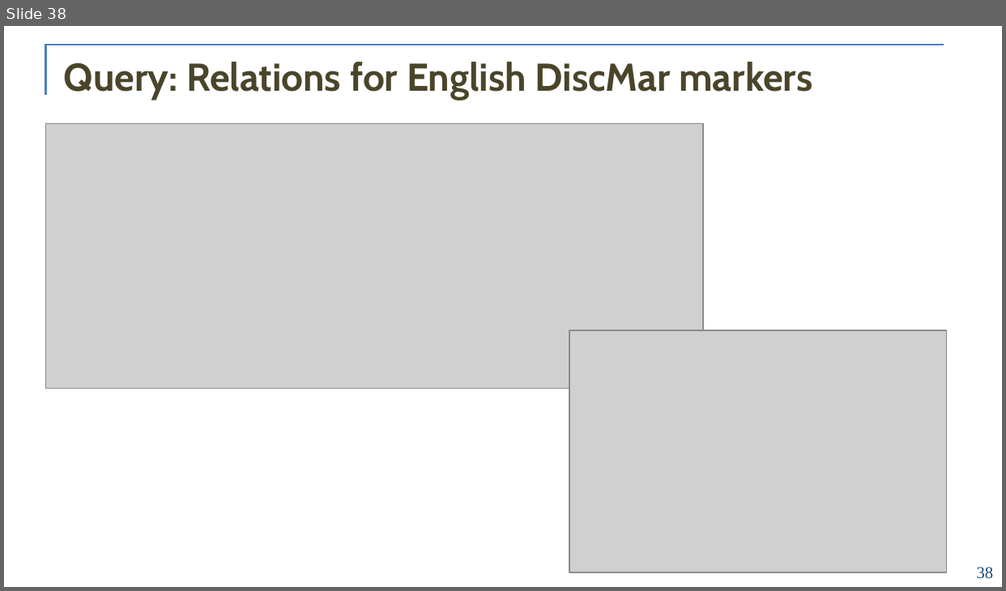
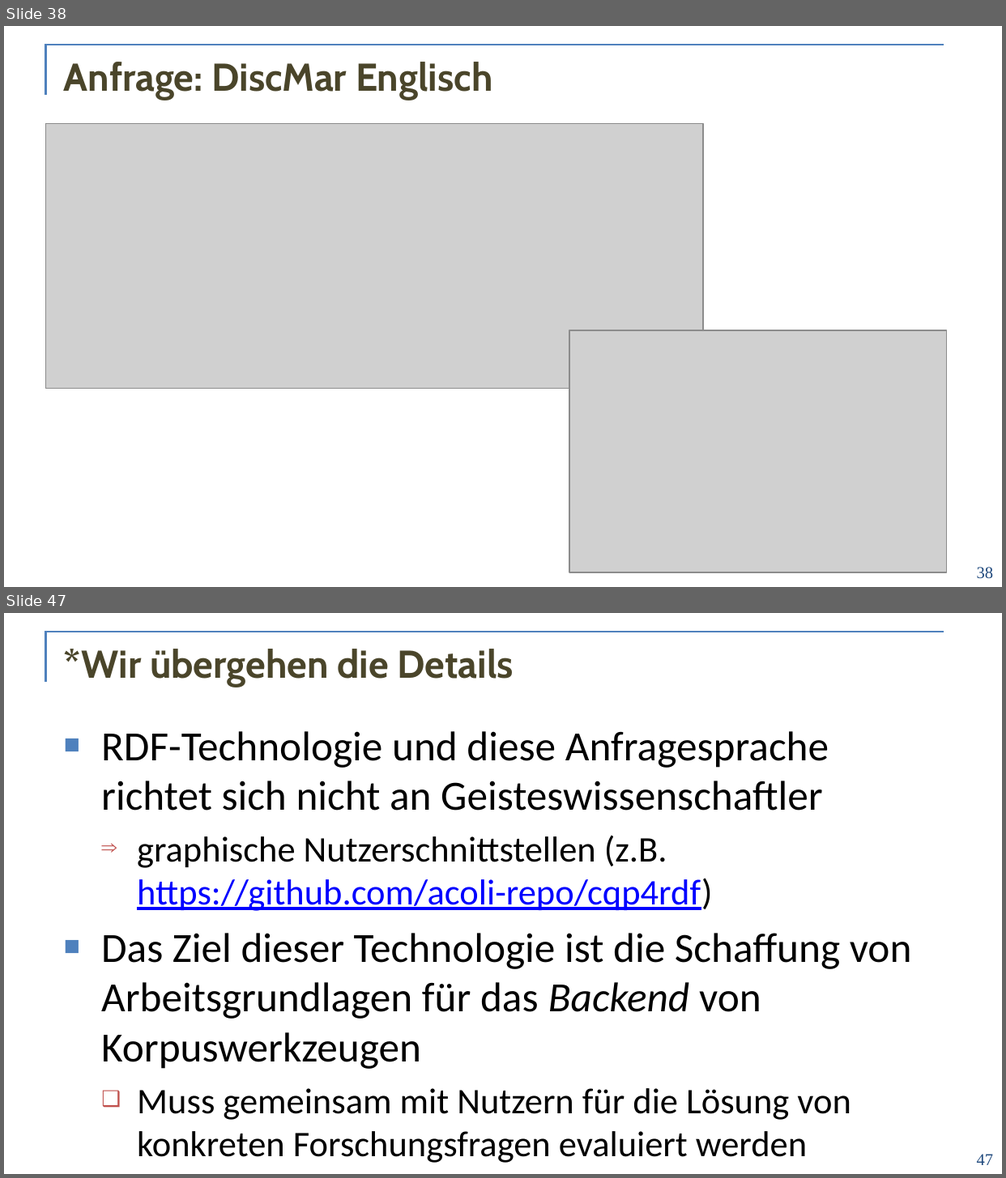
Before and after one commit to acoli-repo/rdf4discourse, a slide deck: doc/vortrag-formatted.pptx. Shown one above the other, each under a label of ours: slide 38 before the commit, slides 38 and 47 after it; the slides between them are not shown. The pictures are 1006x591 and 1006x1178 pixels, drawn with LibreOffice and Linux fonts; fonts in the diff are those of the drawing; grey boxes stand for pictures; background and template pictures are left out. Boxes give left, top, right and bottom in pixels: in the first picture for what was removed or moved away, otherwise in the second. Text is boxed around its words. In the diff, an @@ line names an element or a change of style, - is before the commit and + after.

```diff
--- a/doc/vortrag-formatted.pptx
+++ b/doc/vortrag-formatted.pptx
@@ slide 47 added at [4,613,1002,1174], background #FFFFFF; not listed: 2 template elements that a slide beside it also shows @@
@@ title added at [64,649,513,687], 28 pt, text #4A452A, bold @@
+*Wir übergehen die Details
@@ text added at [101,731,912,1163], 30 pt, text #000000 @@
+■ RDF-Technologie und diese Anfragesprache richtet sich nicht an Geisteswissenschaftler
+  ⇒ graphische Nutzerschnittstellen (z.B. https://github.com/acoli-repo/cqp4rdf)
+■ Das Ziel dieser Technologie ist die Schaffung von Arbeitsgrundlagen für das Backend von Korpuswerkzeugen
+  ❑ Muss gemeinsam mit Nutzern für die Lösung von konkreten Forschungsfragen evaluiert werden
@@ page number added at [977,1154,993,1165], 12 pt, text #1F497D @@
+47
@@ slide 38 changed as well @@
@@ title at [64,62,492,100]: text changed @@
-Query: Relations for English DiscMar markers
+Anfrage: DiscMar Englisch
```
Also in this commit, not shown: 14 other slides changed, 39 other slides added, 9 slides removed.
